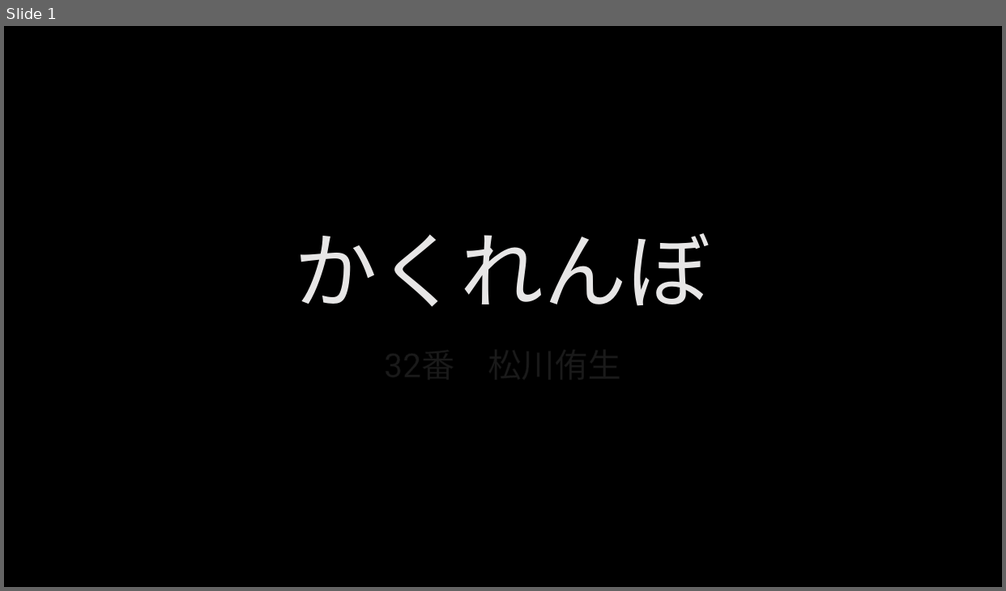
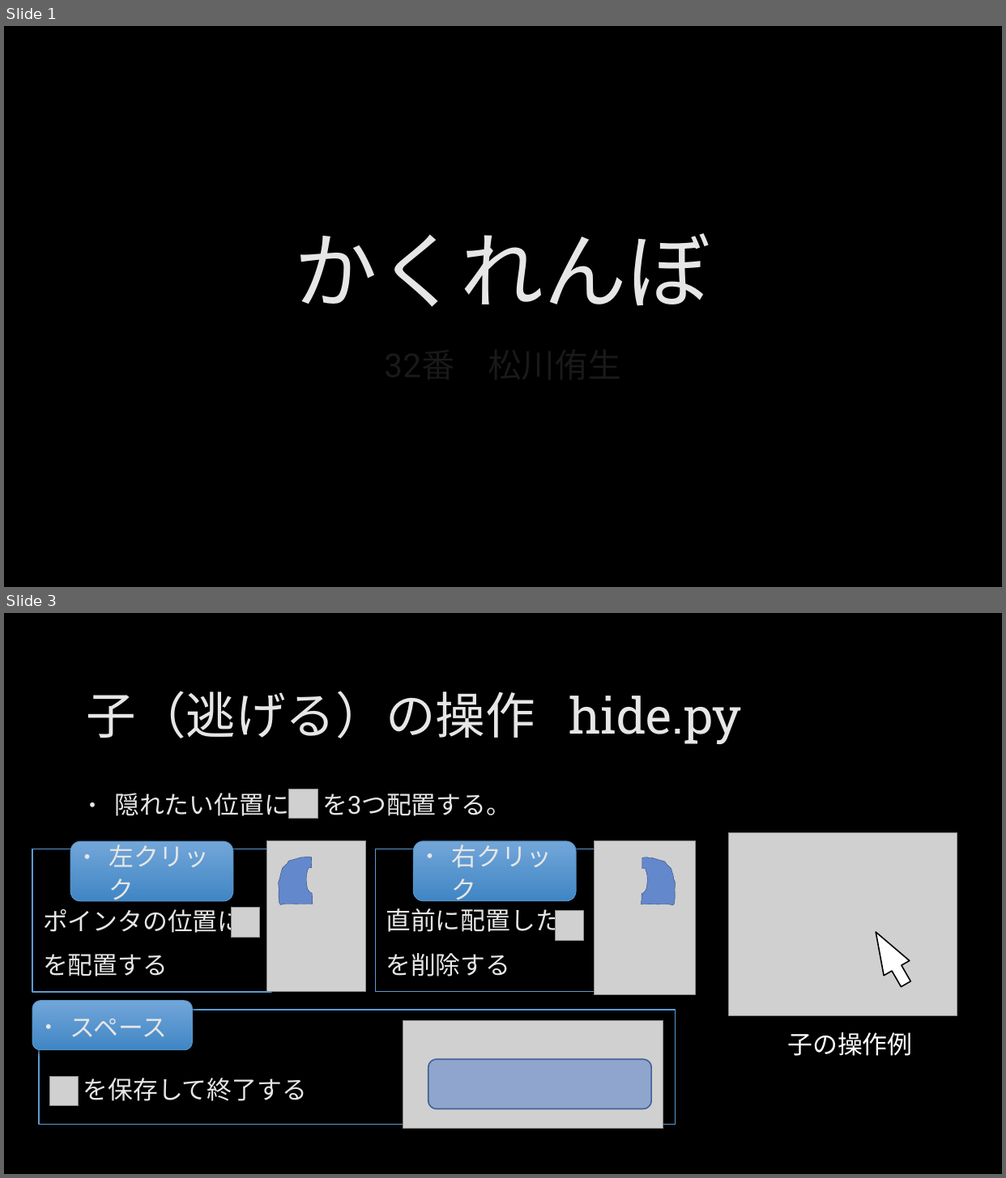
Before and after one commit to hamukawa0406/CG, a slide deck: freeProduction.pptx. Shown one above the other, each under a label of ours: slide 1 before the commit, slides 1 and 3 after it; the slides between them are not shown. The pictures are 1006x591 and 1006x1178 pixels, drawn with LibreOffice and Linux fonts; fonts in the diff are those of the drawing; grey boxes stand for pictures; background and template pictures are left out. Boxes give left, top, right and bottom in pixels: in the first picture for what was removed or moved away, otherwise in the second. Text is boxed around its words. In the diff, an @@ line names an element or a change of style, - is before the commit and + after.

```diff
--- a/freeProduction.pptx
+++ b/freeProduction.pptx
@@ slide 3 added at [4, 613, 1002, 1174], background picture (left out) @@
@@ title added at [87, 691, 741, 744], 48 pt, text #E7E6E6 @@
+子（逃げる）の操作 hide.py
@@ text added at [114, 789, 511, 819], 24 pt, text #E7E6E6 @@
+• 隠れたい位置に を3つ配置する。
@@ picture added at [289, 789, 317, 819] @@
@@ rectangle added at [32, 850, 271, 993], fill #000000, outline #5B9BD5 1.25 pt, 24 pt, text #E7E6E6 @@
+ポインタの位置に
+を配置する
@@ rounded rectangle added at [70, 841, 233, 901], fill gradient #73A7DA to #4186C5, outline #5794CB 0.75 pt, 24 pt, text #E7E6E6 @@
+• 左クリック
@@ picture added at [266, 841, 365, 992] @@
@@ rectangle added at [375, 849, 614, 992], fill #000000, outline #5B9BD5 1.25 pt, 24 pt, text #E7E6E6 @@
+直前に配置した
+を削除する
@@ rounded rectangle added at [414, 841, 576, 901], fill gradient #73A7DA to #4186C5, outline #5794CB 0.75 pt, 24 pt, text #E7E6E6 @@
+• 右クリック
@@ picture added at [594, 841, 695, 995] @@
@@ picture added at [729, 833, 957, 1016] @@
@@ freeform shape added at [279, 857, 313, 905], fill #5A82CB at 92% opacity, outline #233E6F 0.25 pt @@
@@ freeform shape added at [641, 858, 675, 905], fill #5A82CB at 92% opacity, outline #233E6F 0.25 pt @@
@@ picture added at [231, 908, 259, 938] @@
@@ picture added at [555, 911, 583, 941] @@
@@ left arrow added at [863, 925, 919, 991], fill #FFFFFF, outline #000000 1.25 pt @@
@@ rounded rectangle added at [32, 1001, 193, 1050], fill gradient #73A7DA to #4186C5, outline #5794CB 0.75 pt, 24 pt, text #E7E6E6 @@
+• スペース
@@ rectangle added at [39, 1011, 675, 1125], fill #000000, outline #5B9BD5 1.25 pt, 24 pt, text #E7E6E6 @@
+を保存して終了する
@@ picture added at [403, 1021, 663, 1129] @@
@@ text added at [788, 1033, 913, 1056], 24 pt, text #FFFFFF @@
+子の操作例
@@ rounded rectangle added at [428, 1060, 651, 1110], fill #5A82CB at 55% opacity, outline #436096 1.25 pt @@
@@ picture added at [49, 1076, 78, 1106] @@
```
Also in this commit, not shown: 3 slides changed, 2 other slides added, 4 slides removed, 20 other files.
